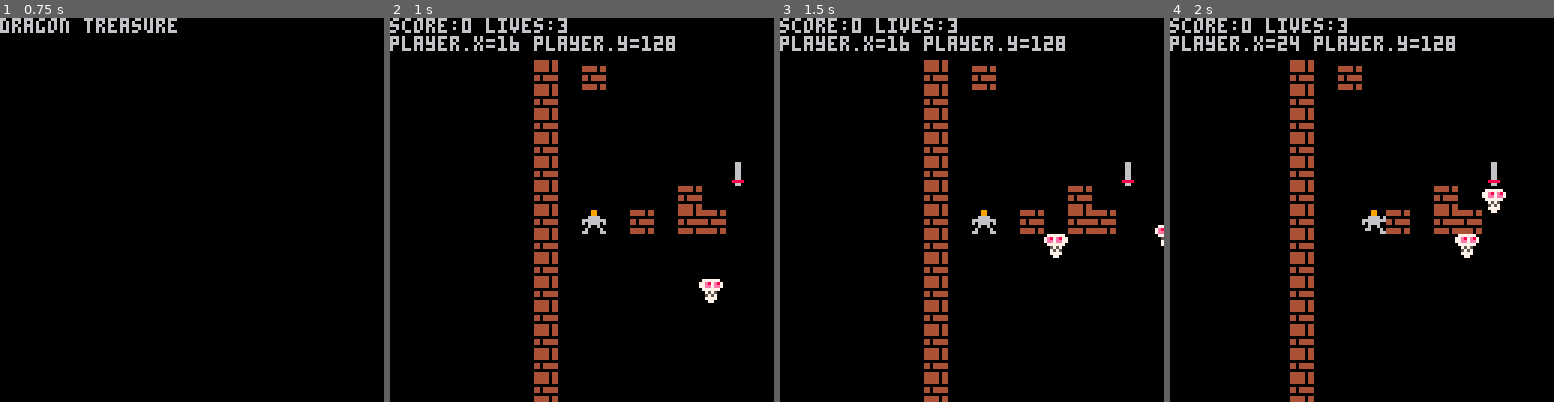
Above: before the commit, frames 1-4 (left to right).
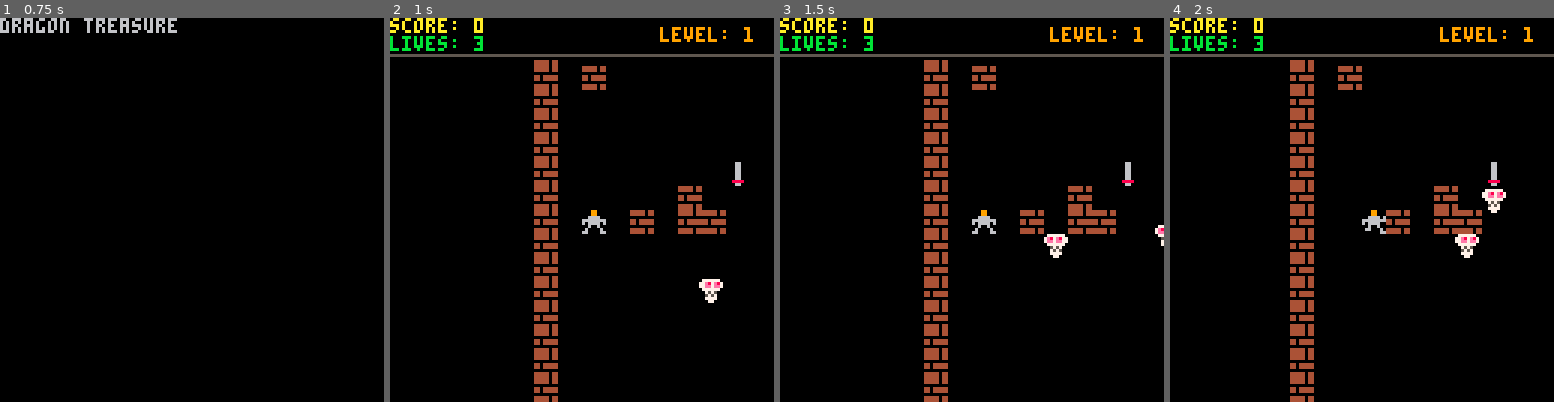
Above: after the commit, the same moments.

Repository: HNE74/pico8
Game: PICO-8 cartridge dtreasure/dtreasure.p8
Same seed, same stepped clock (60 frames per second), same inputs: the game is played once before the commit and once after it.
Inputs:
- Up to frame 1 (0.75 s): tap X (X key) at 0.33 s; tap O (Z key) at 0.7 s
- Up to frame 2 (1 s): no input
- Up to frame 3 (1.5 s): tap X (X key) at 1.07 s
- Up to frame 4 (2 s): hold Right from 1.6 s (still down); tap O (Z key) at 1.7 s; tap X (X key) at 1.85 s

Frame 1 is identical in both runs. In frame 2, 3.2% of the frame differs, in the area x 0-100%, y 0-11%; in frame 3, 3.2%; in frame 4, 3.3%.

Commit message:
game header

Diff:
--- a/dtreasure/dtreasure.p8
+++ b/dtreasure/dtreasure.p8
@@ -484,8 +484,20 @@
   cls(game.bgcolor)
   camera(0,0)
   clip()
-  print("score:"..player.score.." lives:"..player.lives)
-  print("player.x="..player.xp.." player.y="..player.yp)
+  color(10)
+  print("score: "..player.score,0,0)
+  color(9)
+  print("level: "..game.level,90,3)
+  color(11)
+  print("lives: "..player.lives,0,6)
+  color(5)
+  if player.hassword then
+    spr(27,52,2)
+  end
+  if player.hasshield then
+    spr(28,62,2)
+  end
+  line(0,12,128,12)
 end
 
 function draw_player()
